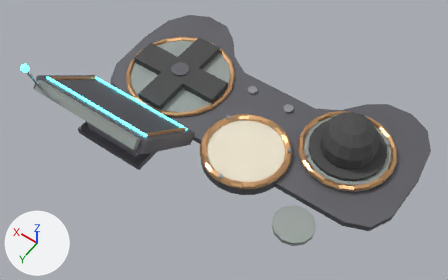
Two versions of the glTF model assets/models/props/leg_controls.glb, one commit apart.
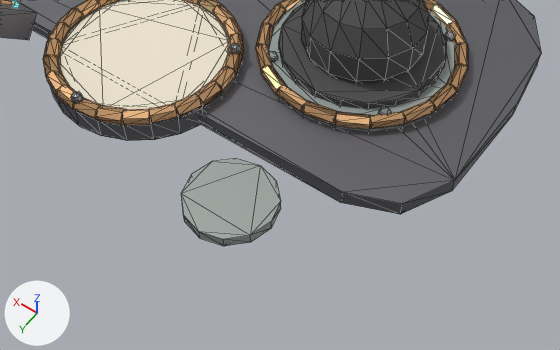
Each version appears first whole from a 50 mm camera at (-0.479, 0.797, 1.108) aimed at (-0.004, 0.133, 0.065), and next in a close-up from a 50 mm camera at (-0.496, 0.5, 0.567) aimed at (-0.25, 0.156, 0.027). Lighting does not change. The marker at lower left points along +X, +Y and +Z. The last two pictures show the newer version. The close-ups show mesh edges as thin lines. Vertices at exactly the same position are counted once.

In view in the first close-up: 'LegControls'.
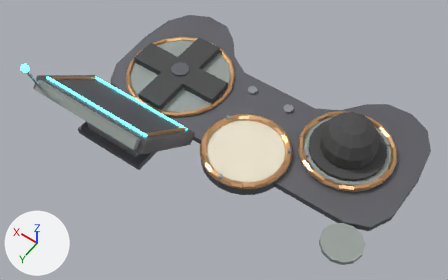
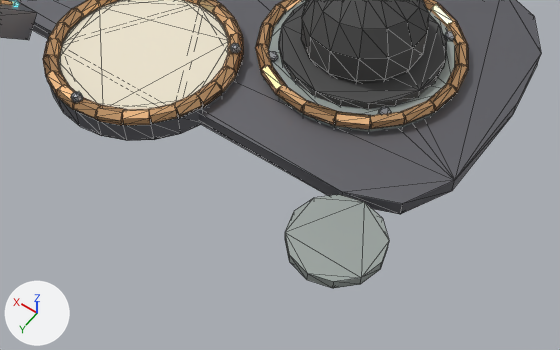
Edits to the bpy script that builds the scene:
```text
Change me_legcontrols:
    where me_legcontrols.from_pydata(...)  # 1422 vertices, 2472 faces; spans x -0.38..0.38, y -0.215..0.331, z -0.014..0.243
    used by ob_legcontrols; location = (0.0, 0.0, 0.0)
    me_legcontrols part 1: the loose piece of 24 vertices spanning x -0.265..-0.175, y 0.145..0.235, z -0.003..0.008 is moved by (-0.1, -0.02, 0.0)
```

What differs and where, as boxes (x1, y1, x2, y2) in the close-ups (560 x 350 px; the box of a moved part takes in the faces that stretch with it):
'LegControls', reshaped
    before: (0, 0, 541, 246)
    after: (0, 0, 541, 288)
part 1 of me_legcontrols, moved or reshaped
    before: (181, 158, 281, 246)
    after: (285, 194, 389, 288)
